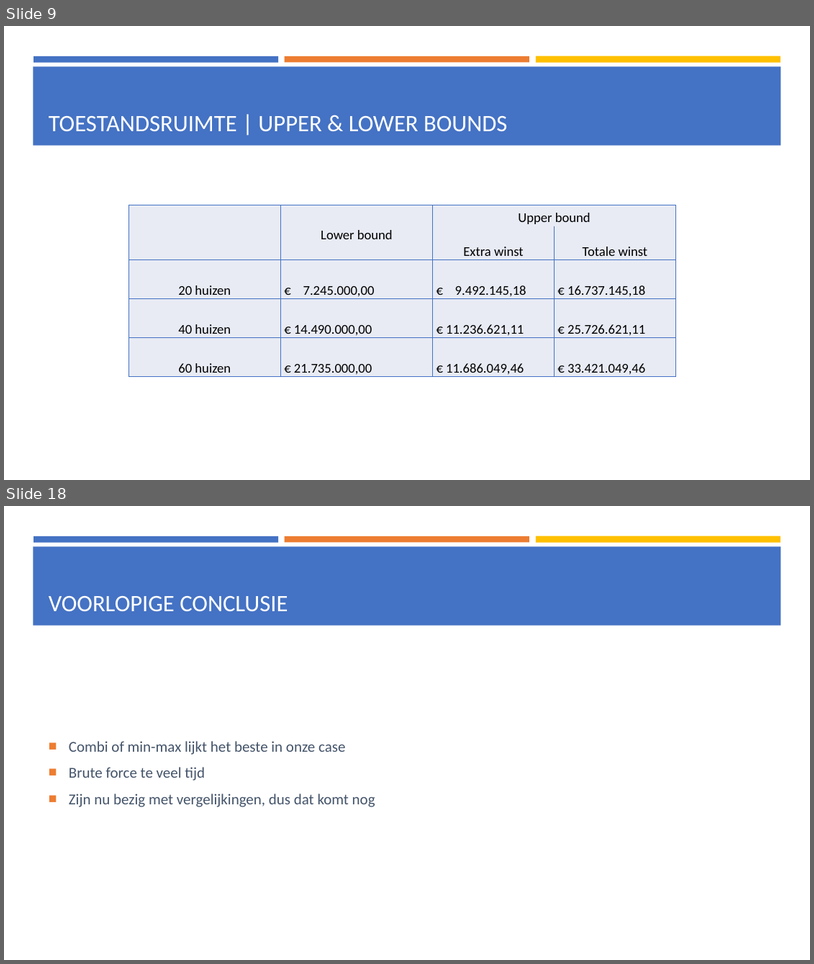
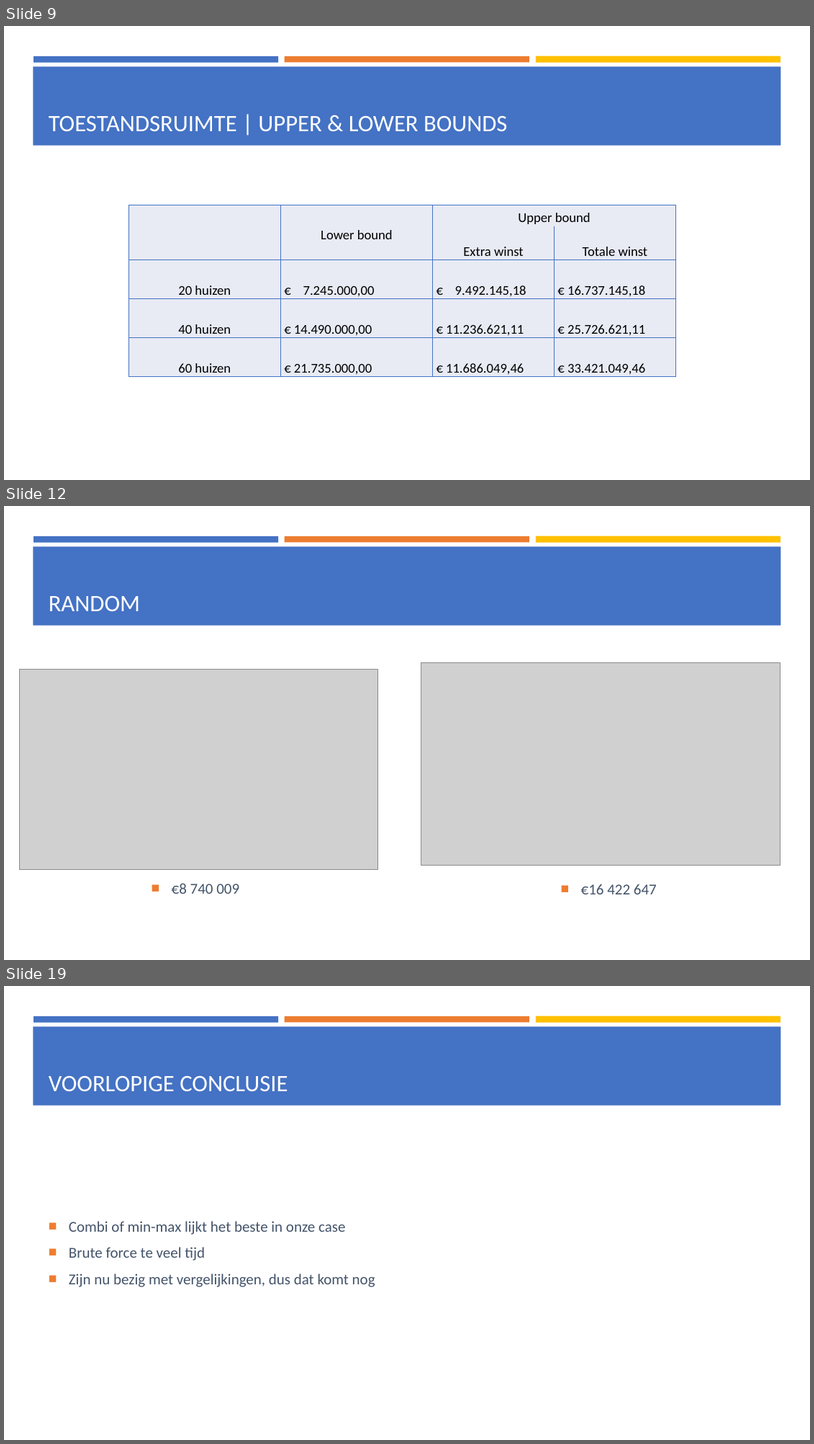
Before and after one commit to rmleushuis/Heurestieken, a slide deck: others/Presentatie 2, 18-5-2018.pptx. Shown one above the other, each under a label of ours: slides 9 and 18 before the commit, slides 9, 12 and 19 after it; the slides between them are not shown. The pictures are 814x964 and 814x1444 pixels, drawn with LibreOffice and Linux fonts; fonts in the diff are those of the drawing; grey boxes stand for pictures. Boxes give left, top, right and bottom in pixels: in the first picture for what was removed or moved away, otherwise in the second. Text is boxed around its words. In the diff, an @@ line names an element or a change of style, - is before the commit and + after.

```diff
--- a/others/Presentatie 2, 18-5-2018.pptx
+++ b/others/Presentatie 2, 18-5-2018.pptx
@@ slide 12 added at (4, 506, 810, 960), background #FFFFFF; not listed: 4 template elements that a slide beside it also shows @@
@@ title added at (49, 596, 140, 611), 28 pt, text #FFFFFF @@
+RANDOM
@@ picture added at (19, 669, 378, 870) @@
@@ picture added at (421, 662, 781, 865) @@
@@ text added at (172, 883, 239, 893), 18 pt, text #44546A @@
+■ €8 740 009
@@ text added at (581, 884, 657, 894), 18 pt, text #44546A @@
+■ €16 422 647
@@ what was slide 18 is now slide 19 @@
```
Also in this commit, not shown: 6 slides changed, 4 other slides added, 4 slides removed.
